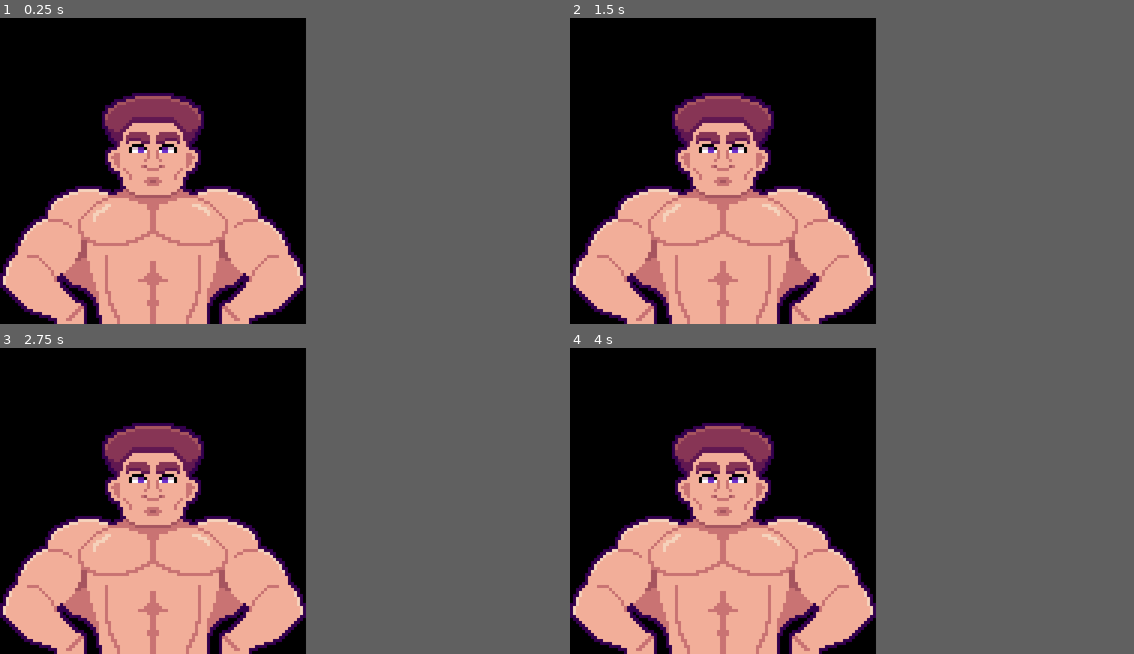
Above: before the commit, frames 1-4 (two rows, left to right).
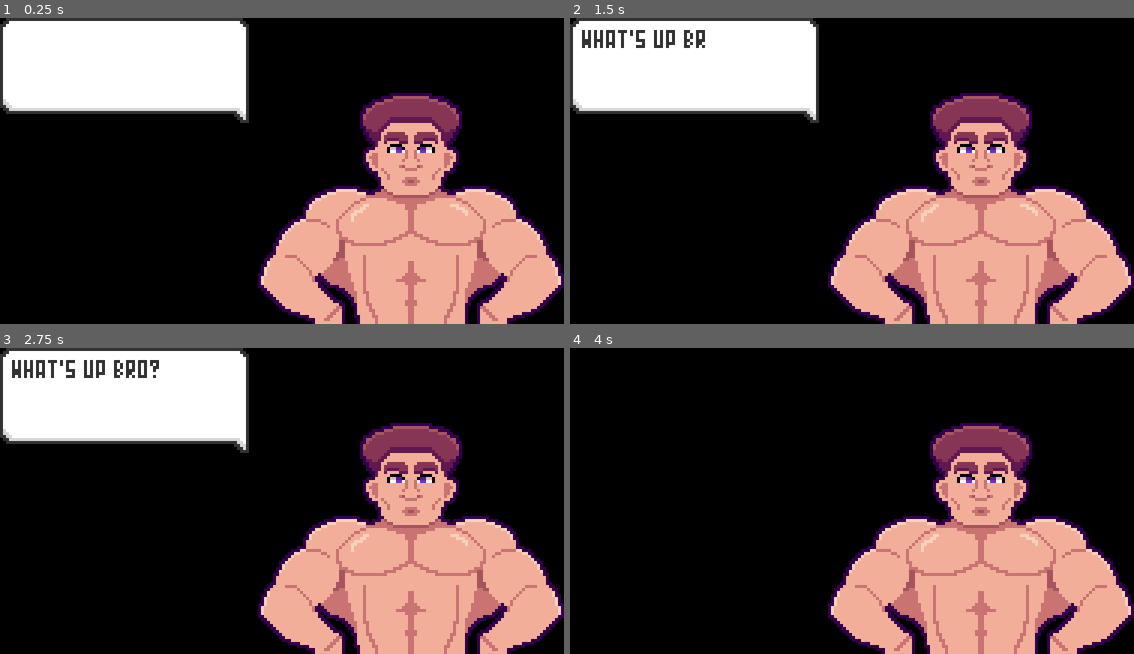
Above: after the commit, the same moments.

Repository: Orobinette/Desktop-Companion
Game: Godot game, scene res://Scenes/scn_companion.tscn
Same seed, same stepped clock (60 frames per second), same inputs: the game is played once before the commit and once after it.
Inputs (mouse positions are in pixels of both pictures, inside the frame that each line leads up to):
- Up to frame 1 (0.25 s): no input
- Up to frame 2 (1.5 s): tap Enter (ui_accept) at 0.5, 0.77 s; move the mouse to (789, 155) at 0.52 s; press the mouse at (789, 155) at 0.53 s; move the mouse to (660, 186) at 1.27 s; release the mouse at (660, 186) at 1.28 s; click (660, 186) at 1.35 s
- Up to frame 3 (2.75 s): tap Enter (ui_accept) at 1.52, 2 s; move the mouse to (186, 433) at 2.02 s; press the mouse at (186, 433) at 2.03 s
- Up to frame 4 (4 s): tap Enter (ui_accept) at 2.75, 3.02, 3.5, 3.77 s; move the mouse to (705, 562) at 2.77 s; release the mouse at (705, 562) at 2.78 s; click (705, 562) at 2.85 s; move the mouse to (812, 546) at 3.52 s; press the mouse at (812, 546) at 3.53 s
In our replay, the window is 408x408 before the commit and 752x408 after it. These sizes can differ from the game's own. Grey fills any space a smaller window leaves; there, only what the larger window draws over its background counts as a difference.

The runs differ from the first frame. In frame 1, 60% of the frame differs, in the area x 0-100%, y 0-100%; in frame 2, 60%; in frame 3, 60%; in frame 4, 47%.

Commit message:
Dialogue

Diff:
--- /dev/null
+++ b/Scenes/scn_bubble.tscn
@@ -0,0 +1,29 @@
+[gd_scene load_steps=4 format=3 uid="uid://dqjnbmdqctseo"]
+
+[ext_resource type="Texture2D" uid="uid://wbqfngkb0pyu" path="res://Sprites/spr_dialogue.png" id="1_7mqbn"]
+[ext_resource type="Script" path="res://Scripts/DialogueBox.gd" id="2_uqslk"]
+[ext_resource type="Theme" uid="uid://dynkd3lqiuty3" path="res://fnt_small_theme.tres" id="3_cj5jf"]
+
+[node name="Bubble" type="Sprite2D" node_paths=PackedStringArray("timer", "text")]
+texture = ExtResource("1_7mqbn")
+centered = false
+script = ExtResource("2_uqslk")
+timer = NodePath("Timer")
+text = NodePath("Text")
+
+[node name="Text" type="RichTextLabel" parent="."]
+clip_contents = false
+offset_left = 4.0
+offset_top = 4.0
+offset_right = 79.0
+offset_bottom = 28.0
+theme = ExtResource("3_cj5jf")
+theme_override_colors/default_color = Color(0.2, 0.2, 0.2, 1)
+theme_override_constants/line_separation = 1
+
+[node name="Timer" type="Timer" parent="."]
+process_mode = 4
+wait_time = 0.1
+autostart = true
+
+[connection signal="timeout" from="Timer" to="." method="_on_timer_timeout"]
--- a/Scenes/scn_companion.tscn
+++ b/Scenes/scn_companion.tscn
@@ -10,6 +10,7 @@
 [ext_resource type="Texture2D" uid="uid://c4shtjoje11b3" path="res://Sprites/spr_button_settings_hover.png" id="8_xbk62"]
 [ext_resource type="Texture2D" uid="uid://xkv0k6uax2lq" path="res://Sprites/spr_button_close_normal.png" id="9_qgubj"]
 [ext_resource type="Texture2D" uid="uid://cp6xitt5cmacg" path="res://Sprites/spr_button_close_hover.png" id="10_sqv43"]
+[ext_resource type="Script" path="res://Scripts/DialogueManager.gd" id="11_2fvvo"]
 
 [sub_resource type="RectangleShape2D" id="RectangleShape2D_1vy3q"]
 size = Vector2(102, 77)
@@ -24,7 +25,7 @@
 click_timer = NodePath("Click timer")
 
 [node name="Sprite2D" type="Sprite2D" parent="."]
-position = Vector2(0, 25)
+position = Vector2(86, 25)
 texture = ExtResource("2_vkx8g")
 centered = false
 
@@ -38,7 +39,8 @@
 [node name="HBoxContainer" type="HBoxContainer" parent="."]
 process_mode = 4
 visible = false
-offset_right = 102.0
+offset_left = 86.0
+offset_right = 188.0
 offset_bottom = 23.0
 theme_override_constants/separation = 0
 alignment = 1
@@ -68,6 +70,9 @@
 wait_time = 0.05
 one_shot = true
 
+[node name="Dialogue manager" type="Node" parent="."]
+script = ExtResource("11_2fvvo")
+
 [connection signal="pressed" from="HBoxContainer/Todo" to="." method="_on_todo_pressed"]
 [connection signal="pressed" from="HBoxContainer/Pomodoro" to="." method="_on_pomodoro_pressed"]
 [connection signal="pressed" from="HBoxContainer/Settings" to="." method="_on_settings_pressed"]
--- a/Scenes/scn_settings.tscn
+++ b/Scenes/scn_settings.tscn
@@ -70,6 +70,7 @@
 autowrap_mode = 0
 
 [node name="Pomo work time" type="LineEdit" parent="Node/Work time"]
+layout_mode = 0
 offset_left = 41.0
 offset_top = -2.0
 offset_right = 57.0
@@ -97,6 +98,7 @@
 autowrap_mode = 0
 
 [node name="Pomo break time" type="LineEdit" parent="Node/Break label"]
+layout_mode = 0
 offset_left = 41.0
 offset_top = -2.0
 offset_right = 57.0
@@ -122,6 +124,7 @@
 autowrap_mode = 0
 
 [node name="Name input" type="LineEdit" parent="Node/Name"]
+layout_mode = 0
 offset_left = 19.0
 offset_top = -2.0
 offset_right = 57.0
--- /dev/null
+++ b/Scripts/DialogueBox.gd
@@ -0,0 +1,18 @@
+extends Node
+
+@export var timer: Timer
+@export var text: RichTextLabel
+
+func _ready():
+	text.set_visible_characters(0)
+
+	await get_tree().create_timer(0.2).timeout
+	timer.set_process_mode(PROCESS_MODE_INHERIT)
+
+
+func _on_timer_timeout():
+	if text.get_visible_characters() < text.text.length():
+		text.set_visible_characters(text.get_visible_characters() + 1)
+	else:
+		await get_tree().create_timer(2).timeout
+		queue_free()
--- /dev/null
+++ b/Scripts/DialogueManager.gd
@@ -0,0 +1,66 @@
+extends Node
+
+var pomo
+var todo
+var settings
+
+var dialogue = {
+	"open": [
+		"Hey",
+		"What's up bro?",
+	],
+	"pomodoro_work_start": [
+		"Lets work our mind to failure",
+		"I wanna see slow and controlled focus",
+		"Time to exercise our mind",
+		"Lock in bro",
+		"I got some pre if you need bro"
+	],
+	"pomodoro_break_start": [
+		"Rest is important for growth",
+		"Set's over dude",
+		"Kick back bro"
+	],
+	"todo_check": [
+		"Feels good",
+	],
+	"new_name": [
+		"I dig it",
+		"Sweet",
+		"Good pick bro",
+	],
+}
+
+@onready var dialogue_box_path = preload("res://Scenes/scn_bubble.tscn")
+
+func spawn_dialogue(text):
+	var box = dialogue_box_path.instantiate()
+	box.text.text = text
+	add_child(box)
+
+func _ready():
+	await get_tree().process_frame
+
+	pomo = $'../Pomodoro timer'
+	todo = $'../Todo'
+	settings = $'../Settings'
+
+	settings.name_input.text_submitted.connect(_on_name_input_text_changed)
+	pomo.break_start.connect(_on_break_start)
+	pomo.work_start.connect(_on_work_start)
+	todo.check.connect(_on_todo_check)
+
+	spawn_dialogue(dialogue["open"][randi_range(0, dialogue["open"].size()-1)])
+
+func _on_name_input_text_changed(_txt:String):
+	spawn_dialogue(dialogue["new_name"][randi_range(0, dialogue["new_name"].size()-1)])
+
+func _on_break_start():
+	spawn_dialogue(dialogue["pomodoro_break_start"][randi_range(0, dialogue["pomodoro_break_start"].size()-1)])
+
+func _on_work_start():
+	spawn_dialogue(dialogue["pomodoro_work_start"][randi_range(0, dialogue["pomodoro_work_start"].size()-1)])
+
+func _on_todo_check():
+	if randi_range(1, 3) == 1:
+		spawn_dialogue(dialogue["todo_check"][randi_range(0, dialogue["todo_check"].size()-1)])
--- a/Scripts/Pomodoro.gd
+++ b/Scripts/Pomodoro.gd
@@ -22,18 +22,21 @@
 @export var work_texture: Texture2D
 @export var break_texture: Texture2D
 
+signal work_start
+signal break_start
+
 func update_timer():
 	var hour = int(time/60/60)
-	var min = int(time/60 - hour * 3600)
-	var sec = int(time - hour * 3600 - min * 60)
+	var minutes = int(time/60 - hour * 3600)
+	var sec = int(time - hour * 3600 - minutes * 60)
 	if hour < 10:
 		hour = str("0", hour)
-	if min < 10:
-		min = str("0", min)
+	if minutes < 10:
+		minutes = str("0", minutes)
 	if sec < 10:
 		sec = str("0", sec)
 
-	timer.text = str(hour, ":", min, ":", sec)
+	timer.text = str(hour, ":", minutes, ":", sec)
 
 func set_mode(new_mode):
 	mode = new_mode
@@ -88,6 +91,10 @@
 func _on_play_pressed():
 	if not timer_active:
 		toggle_timer(true)
+		if mode == modes.WORK:
+			work_start.emit()
+		else:
+			break_start.emit()
 	else:
 		toggle_timer(false)
 
--- a/Scripts/Settings.gd
+++ b/Scripts/Settings.gd
@@ -3,6 +3,7 @@
 var save_file_name: String = "player_prefs"
 
 @onready var main_win = $'..'.get_window()
+@onready var dialogue_manager = $'../Dialogue manager'
 
 @export var name_input: LineEdit
 @export var work_time_input: LineEdit
@@ -26,7 +27,6 @@
 	work_time_input.text = str(player_prefs["work_time"])
 	break_time_input.text = str(player_prefs["break_time"])
 	main_win.title = name_input.text
-
 
 func save_prefs():
 	var save_file = FileAccess.open(save_file_name, FileAccess.WRITE)
--- a/Scripts/Todo.gd
+++ b/Scripts/Todo.gd
@@ -4,6 +4,8 @@
 @export var entry_container: VBoxContainer
 
 var todo_entry_path = preload("res://Scenes/scn_todo_entry.tscn")
+
+signal check
 
 func add():
 	if text_input.text.length() == 0:
--- a/Scripts/TodoEntry.gd
+++ b/Scripts/TodoEntry.gd
@@ -1,4 +1,6 @@
 extends Node
+
+@onready var win = $"../../.."
 
 @export var check: CheckBox
 @export var text_box: RichTextLabel
@@ -12,6 +14,7 @@
 func _on_check_pressed(on):
 	if on:
 		text_box.text = str("[s]", text, "[/s]")
+		win.check.emit()
 	else:
 		text_box.text = text
 
--- a/project.godot
+++ b/project.godot
@@ -19,13 +19,13 @@
 
 [display]
 
-window/size/viewport_width=102
+window/size/viewport_width=188
 window/size/viewport_height=102
 window/size/resizable=false
 window/size/borderless=true
 window/size/always_on_top=true
 window/size/transparent=true
-window/size/window_width_override=204
+window/size/window_width_override=376
 window/size/window_height_override=204
 window/subwindows/embed_subwindows=false
 window/stretch/mode="viewport"
Not shown: 1 places in Scenes/scn_companion.tscn that only renumber resources
Binary file added: Sprites/spr_dialogue.png
Not shown, added: Sprites/spr_dialogue.png.import
Not shown, added: Scenes/scn4D15.tmp
Not shown, changed: player_prefs
